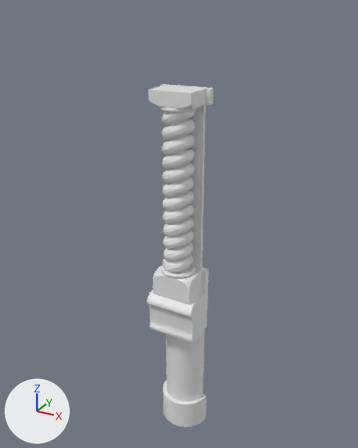
Two versions of the FBX model Assets/Models/EnarcYm2/EnarcYm OutPole.fbx, one commit apart.
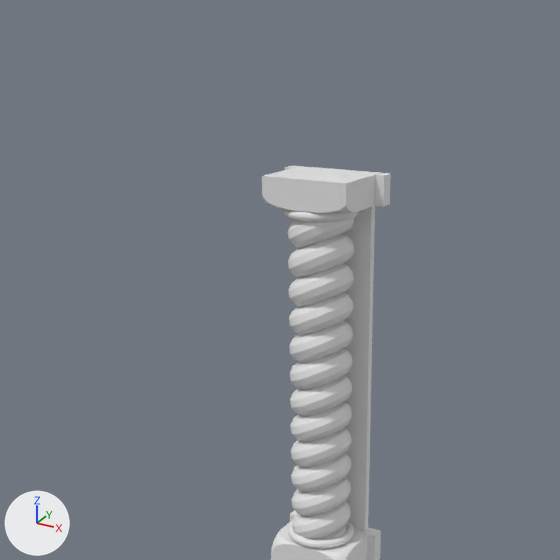
There are two pictures of each version: one whole from a 50 mm lens placed at (0.951, -1.802, 1.902), pointed at (-0.022, -0.034, 1.018), one close up on the part from 4% to 84% of the width and 0% to 63% of the height. The axes (+X, +Y, +Z) are drawn at lower left. The lights are the same throughout. Where no turn or scale is listed for an object, it has been applied to the vertices.

Names of what the first close-up shows: 'トーラス.002', 'トーラス.003', 'トーラス.004', 'トーラス.005', 'トーラス.006', 'トーラス.007', 'トーラス.008', 'トーラス.009', 'トーラス.010', '立方体', '立方体.001', '立方体.004'.
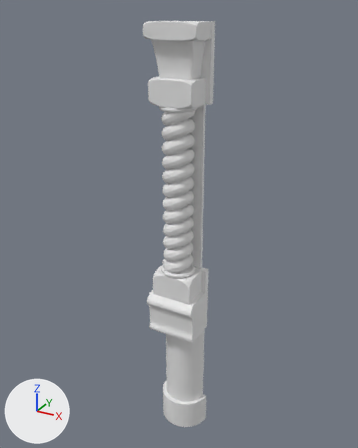
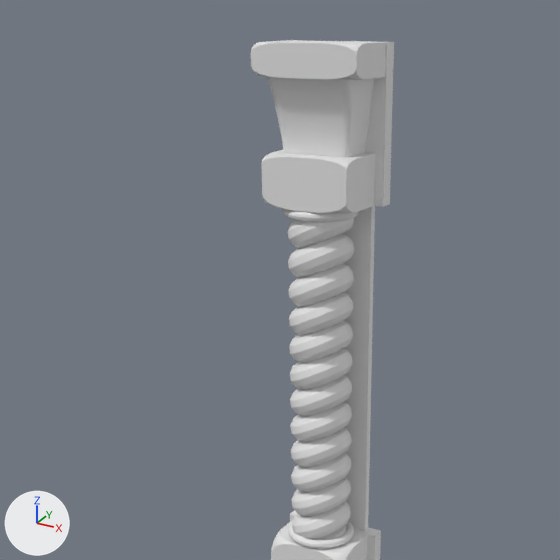
Commit message: Update: EnarcYm2 models

The change in detail:
Mesh me_立方体_014 is new.
It is a box spanning x -0.113..0.113, y -0.015..0.015, z -0.12..0.12.
Mesh me_立方体_012 is new.
It has 80 vertices, 60 faces and spans x -0.093..0.093, y -0.06..0.06, z -0.02..0.02.
Mesh me_立方体_013 is new.
It has 80 vertices, 54 faces and spans x -0.11..0.11, y -0.12..0.0, z 1.79..1.85.
Mesh me_立方体_031 is new.
It has 114 vertices, 92 faces and spans x -0.087..0.087, y -0.11..0.0, z 1.64..1.78.
Object '立方体.006' (ob_立方体_006) is new; it shows me_立方体_014.
Its location is (0.0, -0.015, 1.73).
Object '立方体.007' (ob_立方体_007) is new; it shows me_立方体_012.
Its location is (0.0, -0.09, 1.63).
Object '立方体.008' (ob_立方体_008) is new; it shows me_立方体_013.
Its location is (0.0, -0.03, 0.0).
Object '立方体.010' (ob_立方体_010) is new; it shows me_立方体_031.
Its location is (0.0, -0.03, 0.01).

What differs and where, as boxes (x1, y1, x2, y2) in the close-ups (560 x 560 px):
'立方体.010', added
    after: (267, 77, 374, 157)
'立方体.008', added
    after: (251, 41, 386, 80)
'立方体.007', added
    after: (261, 150, 375, 183)
'立方体.006', added
    after: (286, 40, 394, 175)
